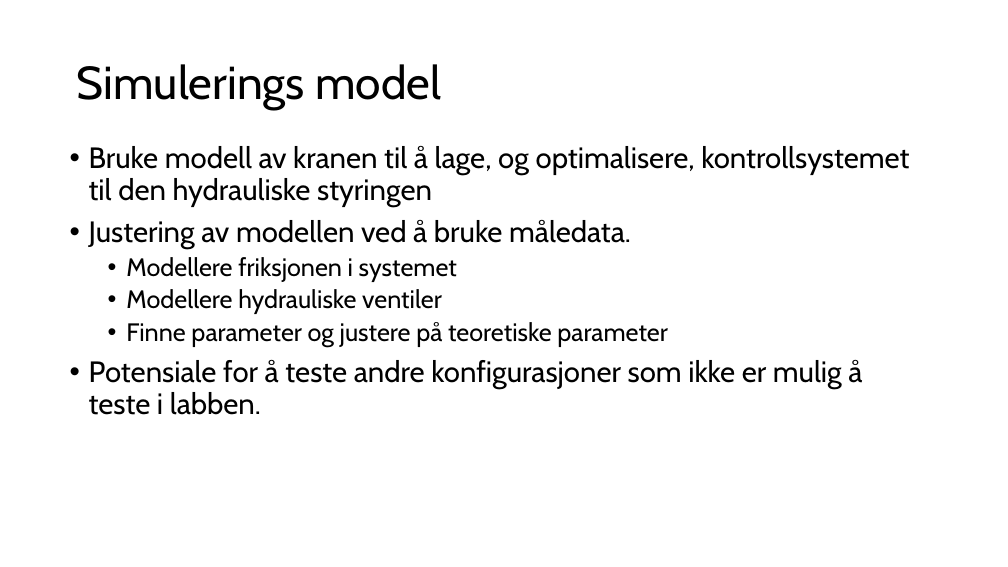
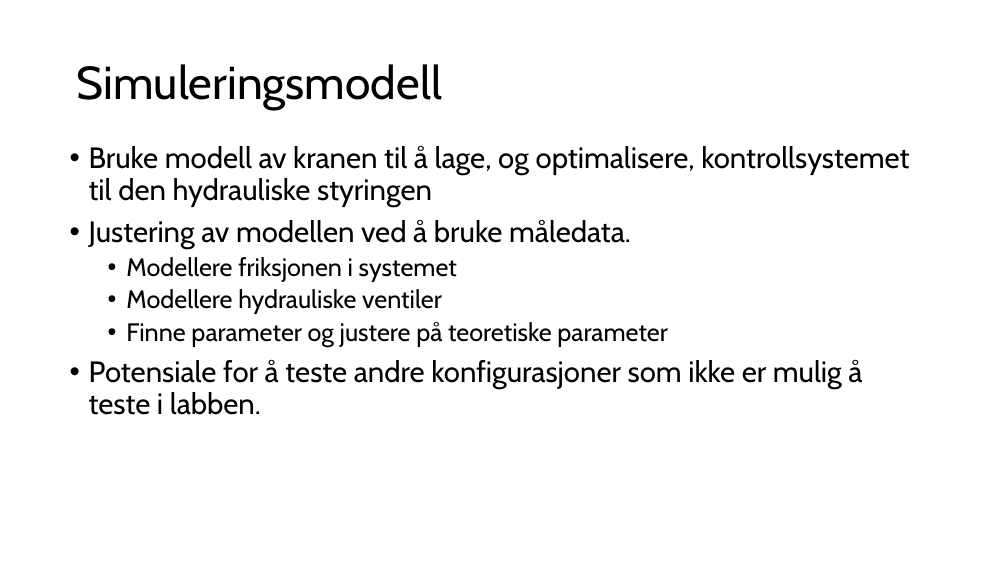
Before and after one commit to emilah-png/Bachelor, a slide deck: slide 4 of Presentasjon/presentasjon for servi 18.03.25.pptx. Drawn at 1008x567 pixels with LibreOffice and Linux fonts; fonts in the diff are those of the drawing. Boxes give left, top, right and bottom in pixels: in the first picture for what was removed or moved away, otherwise in the second. Text is boxed around its words. In the diff, an @@ line names an element or a change of style, - is before the commit and + after.

```diff
--- a/Presentasjon/presentasjon for servi 18.03.25.pptx
+++ b/Presentasjon/presentasjon for servi 18.03.25.pptx
@@ title at [77,64,442,110]: text changed @@
-Simulerings model
+Simuleringsmodell
```
Also in this commit, not shown: 1 other slide changed, 1 slide added, 2 slides removed, 10 other files.
